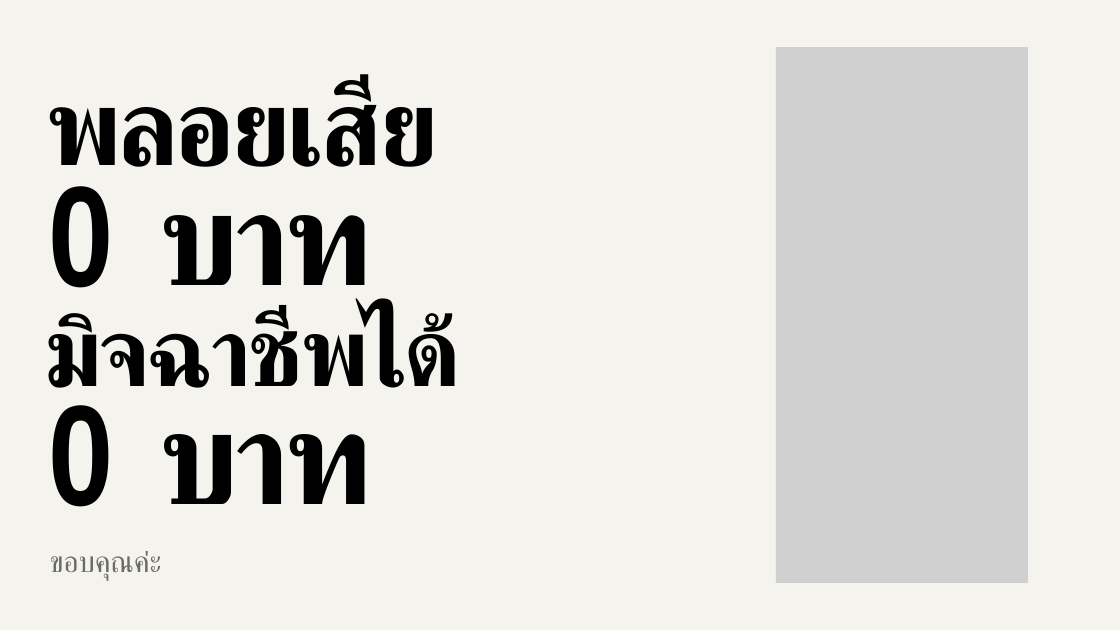
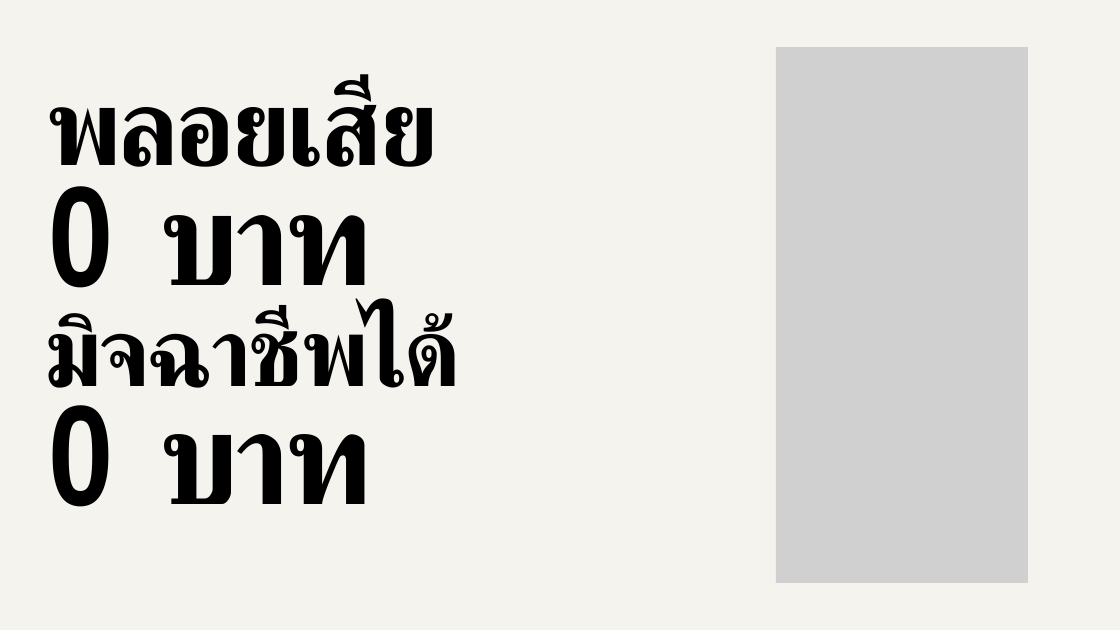
Before and after one commit to lANXEZ/EsKrow-_Demo, a slide deck: slide 6 of [ลำดับ]_EsKrow+_Track_3MinPitch.pptx. Drawn at 1120x630 pixels with LibreOffice and Linux fonts; fonts in the diff are those of the drawing; grey boxes stand for pictures; background and template pictures are left out. Boxes give left, top, right and bottom in pixels: in the first picture for what was removed or moved away, otherwise in the second. Text is boxed around its words. In the diff, an @@ line names an element or a change of style, - is before the commit and + after.

```diff
--- a/[ลำดับ]_EsKrow+_Track_3MinPitch.pptx
+++ b/[ลำดับ]_EsKrow+_Track_3MinPitch.pptx
@@ text removed at [50,551,162,581] @@
-ขอบคุณค่ะ
```
Also in this commit, not shown: 2 other slides changed, 6 other files.
